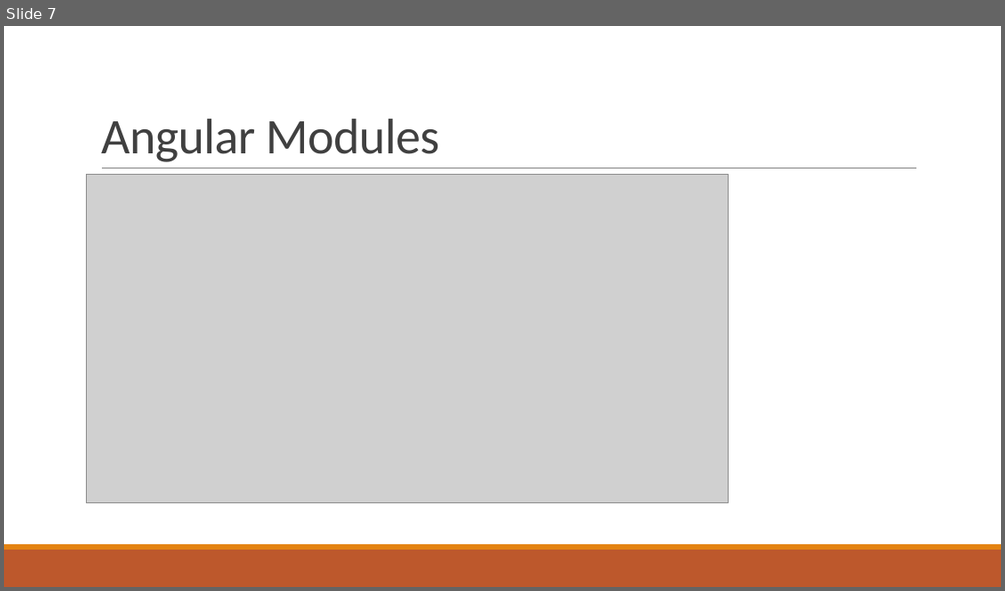
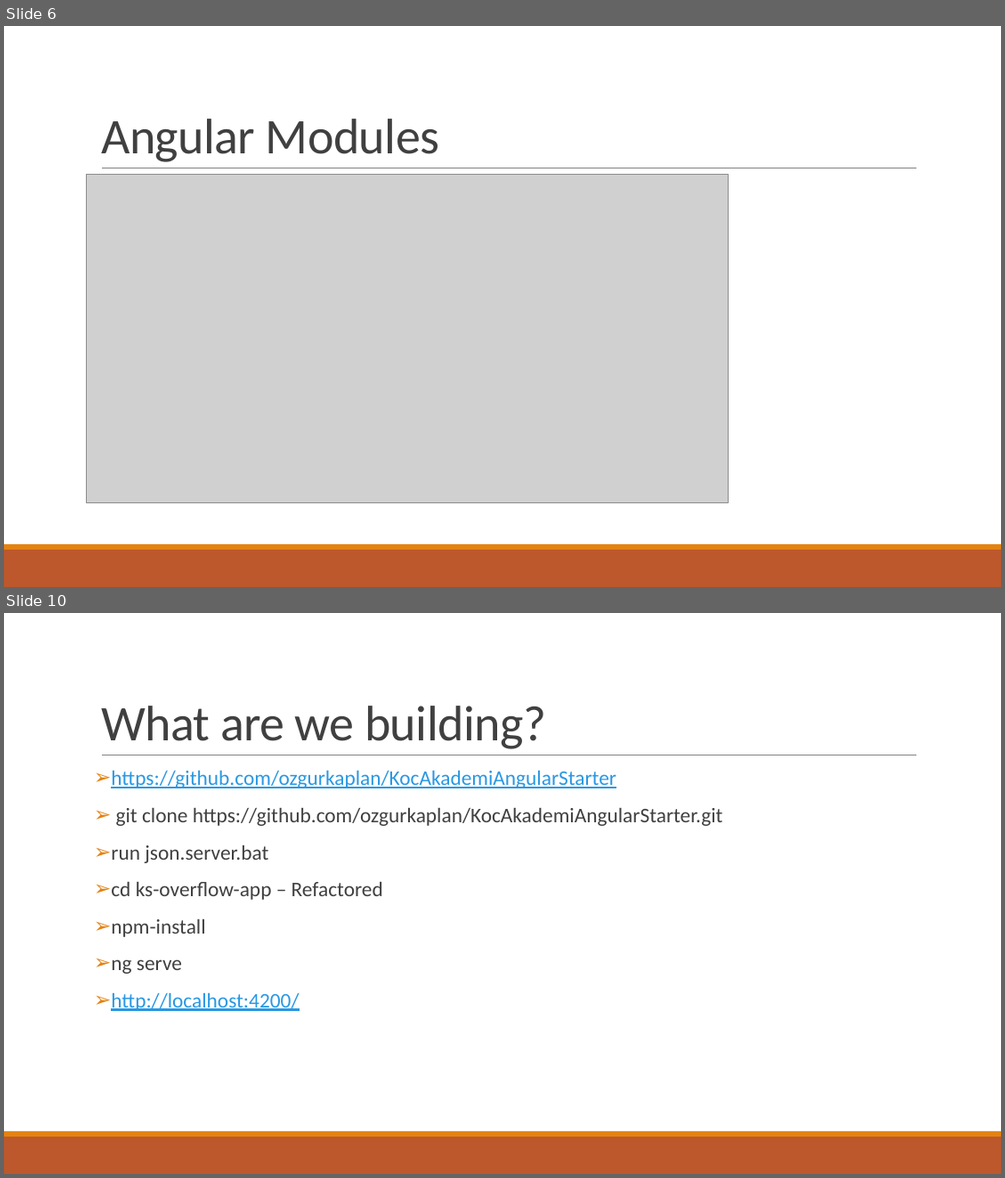
Before and after one commit to ozgurkaplan/KocAkademiAngularStarter, a slide deck: KocAkademi Angular.pptx. Shown one above the other, each under a label of ours: slide 7 before the commit, slides 6 and 10 after it; the slides between them are not shown. The pictures are 1005x591 and 1005x1178 pixels, drawn with LibreOffice and Linux fonts; fonts in the diff are those of the drawing; grey boxes stand for pictures. Boxes give left, top, right and bottom in pixels: in the first picture for what was removed or moved away, otherwise in the second. Text is boxed around its words. In the diff, an @@ line names an element or a change of style, - is before the commit and + after.

```diff
--- a/KocAkademi Angular.pptx
+++ b/KocAkademi Angular.pptx
@@ slide 10 added at (x1=4, y1=613, x2=1001, y2=1174), background #FFFFFF; not listed: 3 template elements that a slide beside it also shows @@
@@ title added at (x1=101, y1=706, x2=546, y2=749), 48 pt, text #404040 @@
+What are we building?
@@ text added at (x1=111, y1=770, x2=723, y2=1011), 20 pt, text #404040 @@
+➢ https://github.com/ozgurkaplan/KocAkademiAngularStarter
+➢ git clone https://github.com/ozgurkaplan/KocAkademiAngularStarter.git
+➢ run json.server.bat
+➢ cd ks-overflow-app – Refactored
+➢ npm-install
+➢ ng serve
+➢ http://localhost:4200/
@@ what was slide 7 is now slide 6 @@
```
Also in this commit, not shown: 12 other slides added, 2 slides removed.
